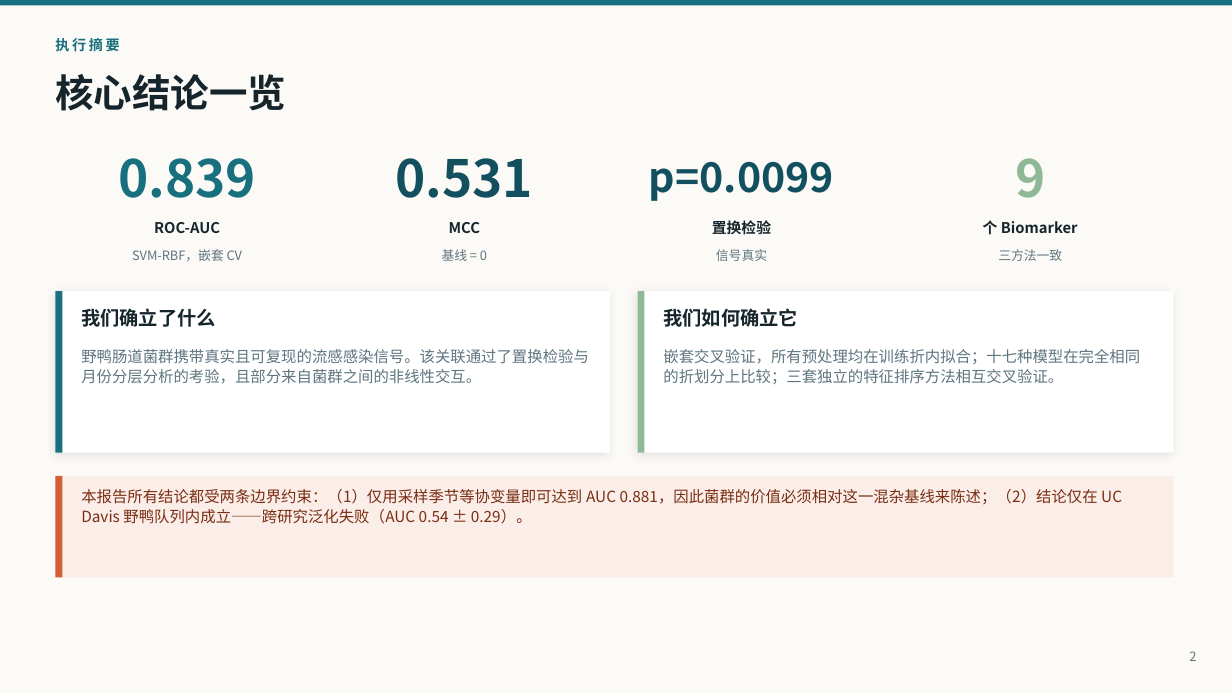
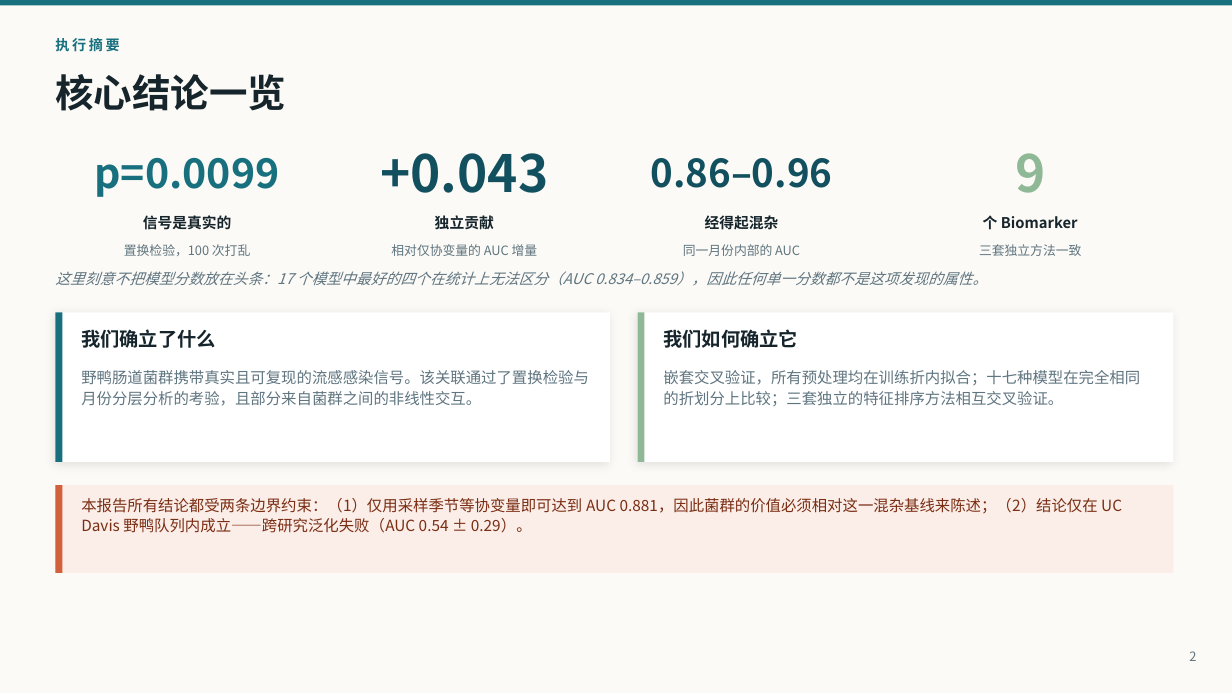
Before and after one commit to pengsihua2023/Christina-machine-learning-project, a slide deck: slide 2 of slides/Influenza_Microbiome_ML_Overview_ZH.pptx. Drawn at 1232x693 pixels with LibreOffice and Linux fonts; fonts in the diff are those of the drawing. Boxes give left, top, right and bottom in pixels: in the first picture for what was removed or moved away, otherwise in the second. Text is boxed around its words. In the diff, an @@ line names an element or a change of style, - is before the commit and + after.

```diff
--- a/slides/Influenza_Microbiome_ML_Overview_ZH.pptx
+++ b/slides/Influenza_Microbiome_ML_Overview_ZH.pptx
@@ text "9": place and size @@
-text "9" at bbox=[1015, 158, 1045, 198]
+text "9" at bbox=[1015, 153, 1045, 193]
@@ text at bbox=[94, 158, 279, 197]: text changed; size 40 to 32 pt @@
-0.839
+p=0.0099
@@ text at bbox=[380, 153, 548, 193]: text changed @@
-0.531
++0.043
@@ text at bbox=[650, 158, 832, 188]: text changed; size 32 to 30 pt @@
-p=0.0099
+0.86–0.96
@@ text "个 Biomarker": place and size @@
-text "个 Biomarker" at bbox=[983, 220, 1078, 235]
+text "个 Biomarker" at bbox=[983, 215, 1078, 230]
@@ text at bbox=[143, 215, 232, 230]: text changed @@
-ROC-AUC
+信号是真实的
@@ text at bbox=[435, 215, 494, 229]: text changed @@
-MCC
+独立贡献
@@ text at bbox=[705, 215, 779, 229]: text changed @@
-置换检验
+经得起混杂
@@ text at bbox=[124, 244, 250, 256]: text changed @@
-SVM-RBF，嵌套 CV
+置换检验，100 次打乱
@@ text at bbox=[391, 244, 538, 256]: text changed @@
-基线 = 0
+相对仅协变量的 AUC 增量
@@ text at bbox=[683, 244, 800, 256]: text changed @@
-信号真实
+同一月份内部的 AUC
@@ text at bbox=[979, 244, 1081, 256]: text changed @@
-三方法一致
+三套独立方法一致
@@ text added at bbox=[55, 271, 987, 286], 11.5 pt, text #5F7580, italic @@
+这里刻意不把模型分数放在头条：17 个模型中最好的四个在统计上无法区分（AUC 0.834–0.859），因此任何单一分数都不是这项发现的属性。
@@ rectangle: place and size @@
-rectangle at bbox=[55, 291, 610, 453]
+rectangle at bbox=[55, 312, 610, 462]
@@ rectangle: place and size @@
-rectangle at bbox=[55, 291, 62, 453]
+rectangle at bbox=[55, 312, 62, 462]
@@ text "我们确立了什么": place and size @@
-text "我们确立了什么" at bbox=[81, 308, 216, 327]
+text "我们确立了什么" at bbox=[81, 329, 216, 348]
@@ rectangle: place and size @@
-rectangle at bbox=[638, 291, 1174, 453]
+rectangle at bbox=[638, 312, 1174, 462]
@@ rectangle: place and size @@
-rectangle at bbox=[638, 291, 644, 453]
+rectangle at bbox=[638, 312, 644, 462]
@@ text "我们如何确立它": place and size @@
-text "我们如何确立它" at bbox=[663, 308, 798, 327]
+text "我们如何确立它" at bbox=[663, 329, 798, 348]
@@ text "野鸭肠道菌群携带真实且可复现的流感感染信号。该关联通过了置换检验与月份分层分析的考验，且部分来自菌群之间的非线性交互。": place and size @@
-text "野鸭肠道菌群携带真实且可复现的流感感染信号。该关联通过了置换检验与月份分层分析的考验，且部分来自菌群之间的非线性交互。" at bbox=[81, 349, 589, 384]
+text "野鸭肠道菌群携带真实且可复现的流感感染信号。该关联通过了置换检验与月份分层分析的考验，且部分来自菌群之间的非线性交互。" at bbox=[81, 370, 589, 406]
@@ text "嵌套交叉验证，所有预处理均在训练折内拟合；十七种模型在完全相同的折划分上比较；三套独立的特征排序方法相互交叉验证。": place and size @@
-text "嵌套交叉验证，所有预处理均在训练折内拟合；十七种模型在完全相同的折划分上比较；三套独立的特征排序方法相互交叉验证。" at bbox=[663, 349, 1140, 384]
+text "嵌套交叉验证，所有预处理均在训练折内拟合；十七种模型在完全相同的折划分上比较；三套独立的特征排序方法相互交叉验证。" at bbox=[663, 370, 1140, 406]
@@ rectangle: place and size @@
-rectangle at bbox=[55, 476, 1174, 578]
+rectangle at bbox=[55, 485, 1174, 573]
@@ rectangle: place and size @@
-rectangle at bbox=[55, 476, 62, 578]
+rectangle at bbox=[55, 485, 62, 573]
@@ text "本报告所有结论都受两条边界约束：（1）仅用采样季节等协变量即可达到 AUC 0.881，因此菌群的价值必须相对这一混杂基 ...": place and size @@
-text "本报告所有结论都受两条边界约束：（1）仅用采样季节等协变量即可达到 AUC 0.881，因此菌群的价值必须相对这一混杂基 ..." at bbox=[81, 489, 1122, 524]
+text "本报告所有结论都受两条边界约束：（1）仅用采样季节等协变量即可达到 AUC 0.881，因此菌群的价值必须相对这一混杂基 ..." at bbox=[81, 498, 1122, 533]
```
Also in this commit, not shown: 12 other slides changed, 2 slides removed, 3 other files.
